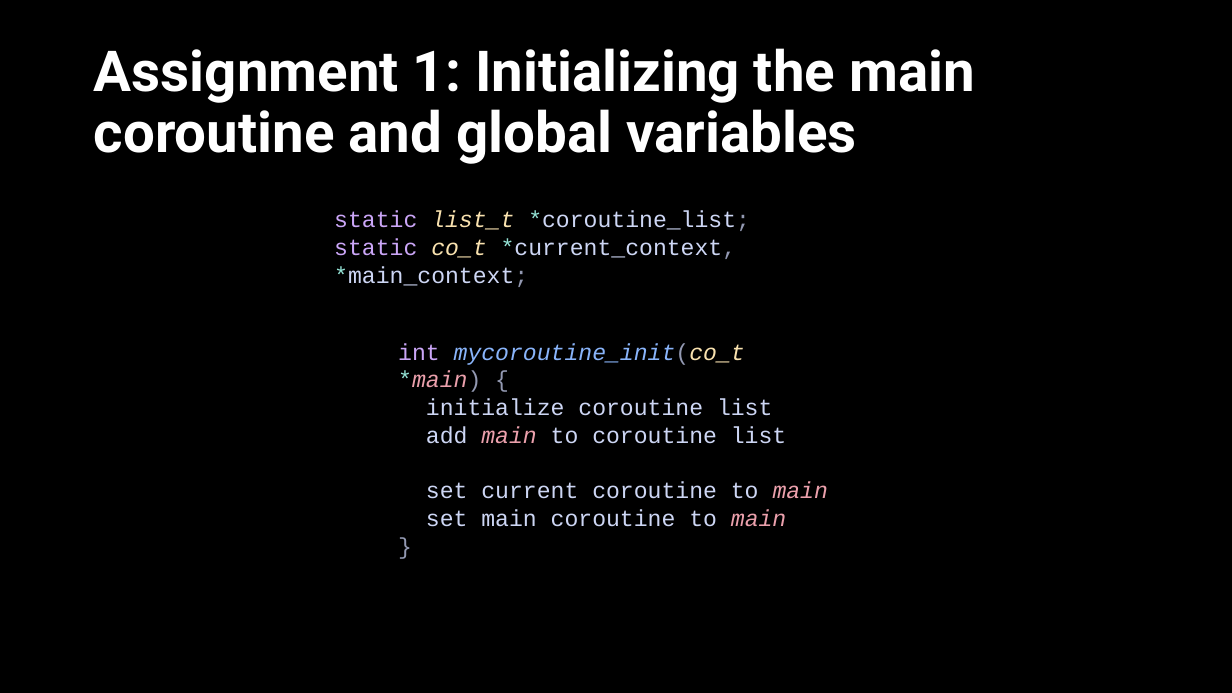
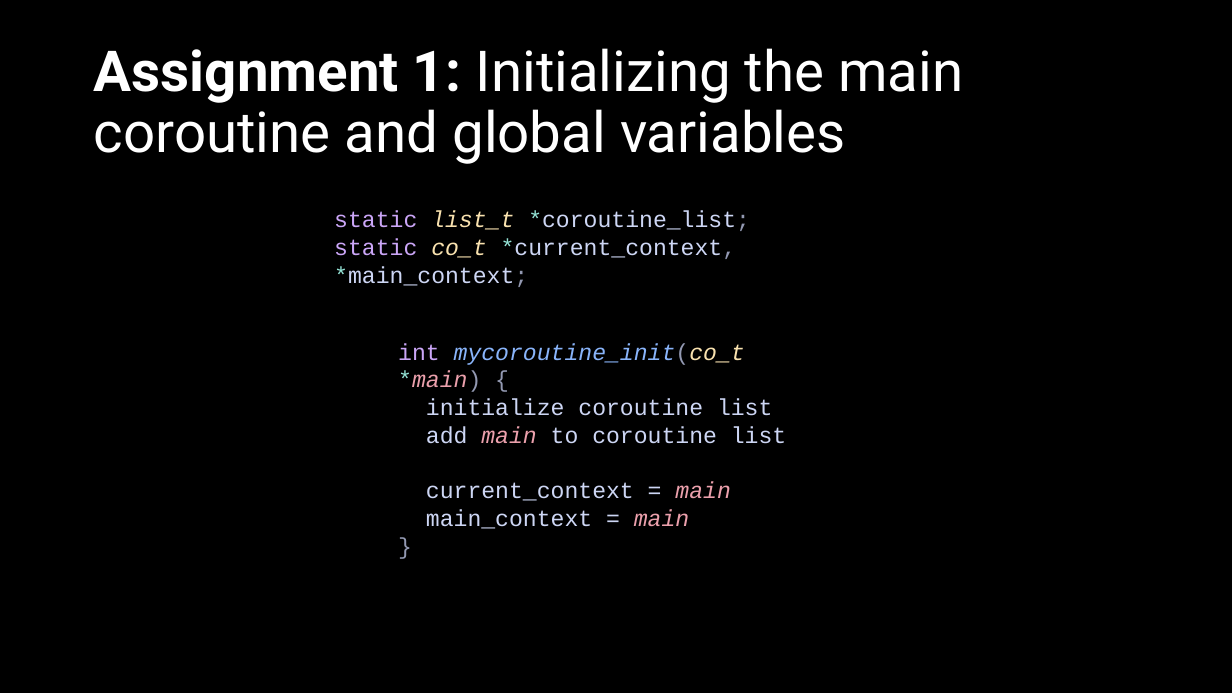
Before and after one commit to ACrispyCookie/ECE321-Concurrent-Programming, a slide deck: slide 4 of Project4/G9-4.pptx. Drawn at 1232x693 pixels with LibreOffice and Linux fonts; fonts in the diff are those of the drawing. Boxes give left, top, right and bottom in pixels: in the first picture for what was removed or moved away, otherwise in the second. Text is boxed around its words. In the diff, an @@ line names an element or a change of style, - is before the commit and + after.

```diff
--- a/Project4/G9-4.pptx
+++ b/Project4/G9-4.pptx
@@ title "Assignment 1: Initializing the main ..." at (94,48,963,164): bold off in "Initializing the main coroutine and global variables" @@
@@ text at (426,481,730,529): text changed @@
-set current coroutine to main
-set main coroutine to main
+current_context = main
+main_context = main
```
Also in this commit, not shown: 5 other slides changed, 27 slides added, 6 other files.
